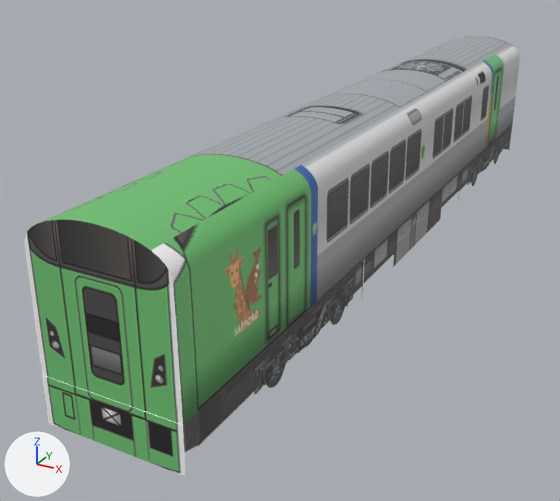
What one commit did to the glTF model mini-japanrail-3d/models/jr-hokkaido-789/car1.glb.
Camera for both pictures: a camera (50 mm lens) standing at (7.48, -7.89, 8.19) and looking at (-1.55, 8.53, -0.02). Every picture has the same lights, and +X, +Y and +Z are marked at lower left. The first picture is the older version. Vertices at exactly the same position are counted once.

The older version as bpy lines, for what is in view:
```python
me_jr_hokkaido_789_car1 = bpy.data.meshes.new('jr-hokkaido-789-car1')
me_jr_hokkaido_789_car1.from_pydata(...)  # 5573 vertices, 11126 faces; spans x -1.5..1.5, y 0.0..20.8, z 0.0..4.0
me_jr_hokkaido_789_car1.materials.append(mat_sidel)  # picture img_sidel
me_jr_hokkaido_789_car1.materials.append(mat_roof)  # picture img_roof
me_jr_hokkaido_789_car1.materials.append(mat_sider)  # picture img_sider
me_jr_hokkaido_789_car1.materials.append(mat_dark)  # grey #6c6c6f
me_jr_hokkaido_789_car1.materials.append(mat_front)  # picture img_front
me_jr_hokkaido_789_car1.materials.append(mat_end1)  # picture img_end1
me_jr_hokkaido_789_car1.materials.append(mat_under)
me_jr_hokkaido_789_car1.materials.append(mat_skirt_cab1)
me_jr_hokkaido_789_car1.materials.append(mat_skirt_gang1_f)
ob_jr_hokkaido_789_car1 = bpy.data.objects.new('jr-hokkaido-789-car1', me_jr_hokkaido_789_car1)
ob_jr_hokkaido_789_car1.location = (0.0, 0.0, 0.0)
```
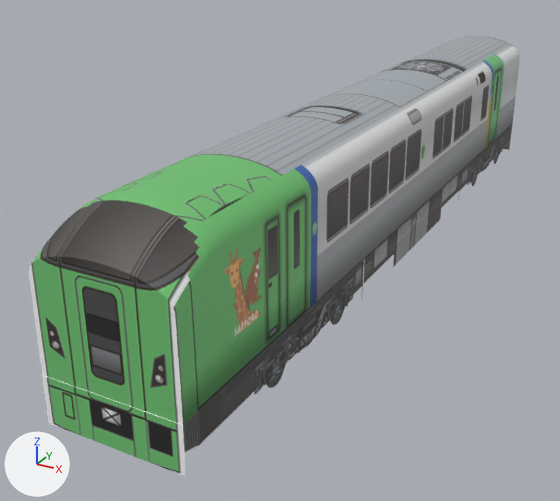
Commit message: Rework jr-hokkaido-789: fold driver-cab top inward (unmapped)

What the commit changed:
me_jr_hokkaido_789_car1 has 5573 vertices, 11126 faces and spans x -1.5..1.5, y 0.0..20.8, z 0.0..4.0.
me_jr_hokkaido_789_car1 is used by ob_jr_hokkaido_789_car1; location (0.0, 0.0, 0.0).
me_jr_hokkaido_789_car1 part 1: 162 vertices moved from x -1.4..1.4, y 0.0..1.0, z 1.8..4.0 to x -1.4..1.4, y 0.0..1.0, z 1.6..3.9; 89 vertices removed from x -1.4..1.4, y 0.0..1.1, z 1.8..4.0; 89 vertices added at x -1.4..1.4, y 0.0..1.1, z 1.6..3.7.
me_jr_hokkaido_789_car1 part 2: 32 faces spanning x 1.1..1.4, y 0.1..1.0, z 3.1..3.7 switch from mat_sidel (picture img_sidel) to mat_front (picture img_front).
me_jr_hokkaido_789_car1 part 3: 171 faces spanning x -1.1..1.1, y 0.1..1.1, z 3.3..4.0 switch from mat_roof (picture img_roof) to mat_front (picture img_front).
me_jr_hokkaido_789_car1 part 4: 15 faces spanning x -1.4..-0.9, y 0.1..1.0, z 3.1..3.7 switch from mat_sider (picture img_sider) to mat_front (picture img_front).

Boxes (x1, y1, x2, y2) around the edits, measured in the pictures (560 x 501 px; the box of a moved part takes in the faces that stretch with it):
'jr-hokkaido-789-car1', reshaped
    before: (24, 36, 520, 477)
    after: (28, 36, 520, 477)
part 1 of me_jr_hokkaido_789_car1, moved or reshaped
    before: (24, 201, 214, 424)
    after: (28, 202, 214, 425)
part 2 of me_jr_hokkaido_789_car1, recoloured
    before: (156, 228, 198, 272)
    after: (158, 232, 198, 300)
part 3 of me_jr_hokkaido_789_car1, recoloured
    before: (78, 198, 191, 248)
    after: (78, 200, 191, 279)
part 4 of me_jr_hokkaido_789_car1, recoloured
    after: (51, 208, 82, 244)
